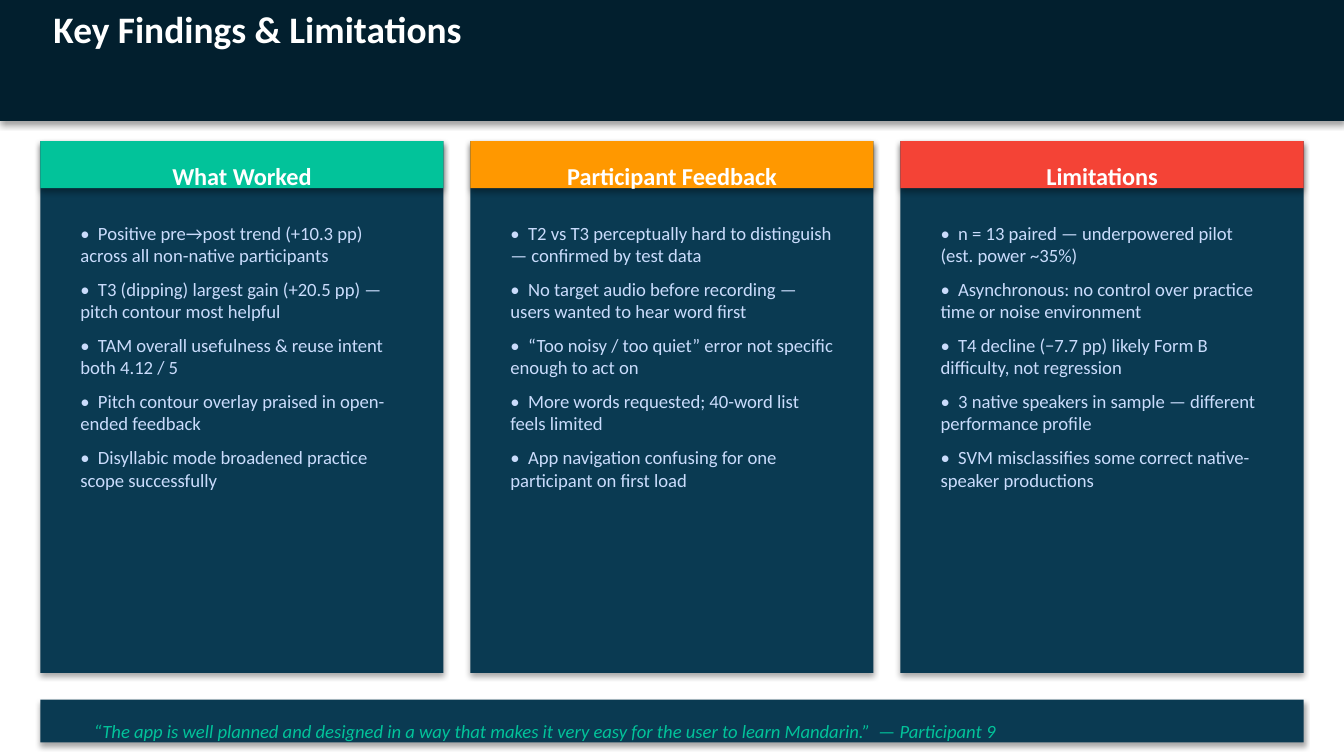
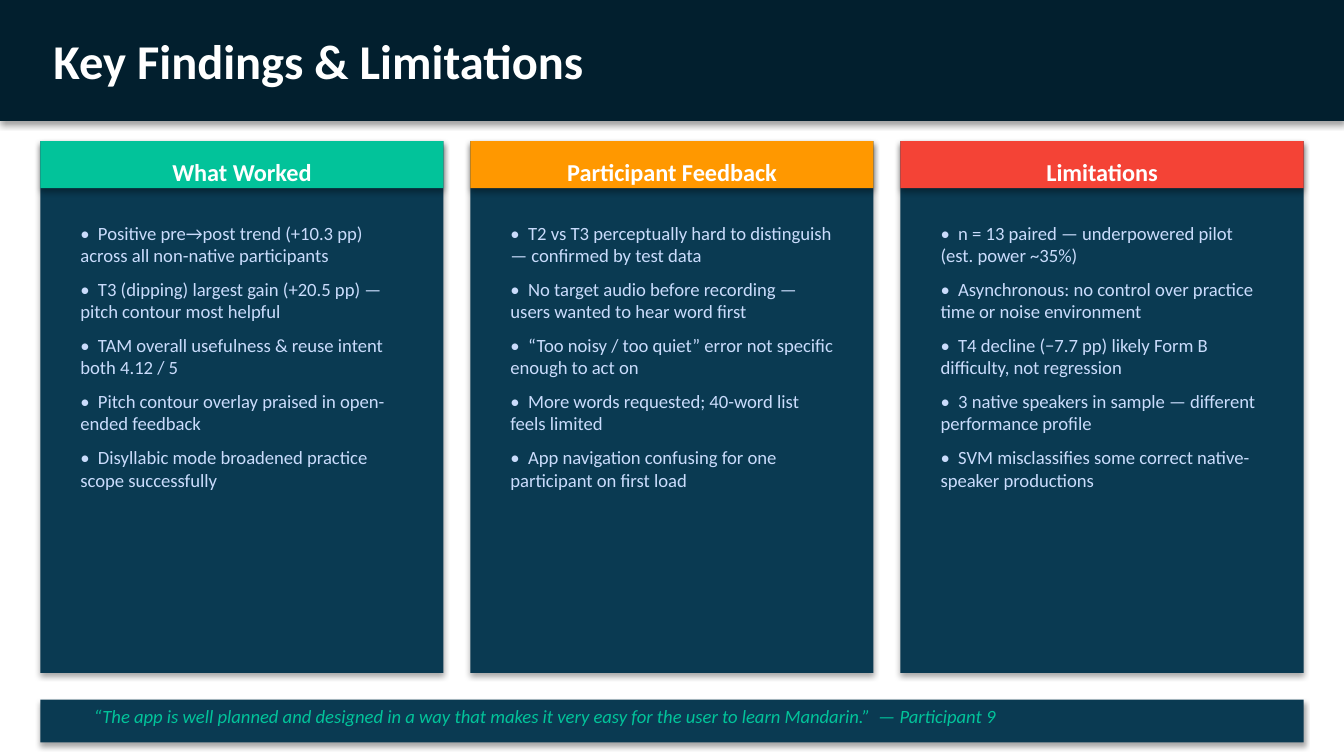
Before and after one commit to Bharath-J/mandarin-tone-coach, a slide deck: slide 8 of Milestone2.pptx. Drawn at 1344x756 pixels with LibreOffice and Linux fonts; fonts in the diff are those of the drawing. Boxes give left, top, right and bottom in pixels: in the first picture for what was removed or moved away, otherwise in the second. Text is boxed around its words. In the diff, an @@ line names an element or a change of style, - is before the commit and + after.

```diff
--- a/Milestone2.pptx
+++ b/Milestone2.pptx
@@ text "Key Findings & Limitations" at box(53, 45, 584, 88): size 20 to 26 pt; vertical alignment top to middle @@
@@ vertical alignment top to middle in 3 elements at box(172, 164, 312, 181), box(567, 164, 777, 185), box(1046, 164, 1158, 181) @@
@@ text "“The app is well planned ...": place and size @@
-text "“The app is well planned ..." at box(94, 725, 995, 744)
+text "“The app is well planned ..." at box(94, 710, 995, 726)
```
Also in this commit, not shown: 8 other slides changed, 1 other file.
